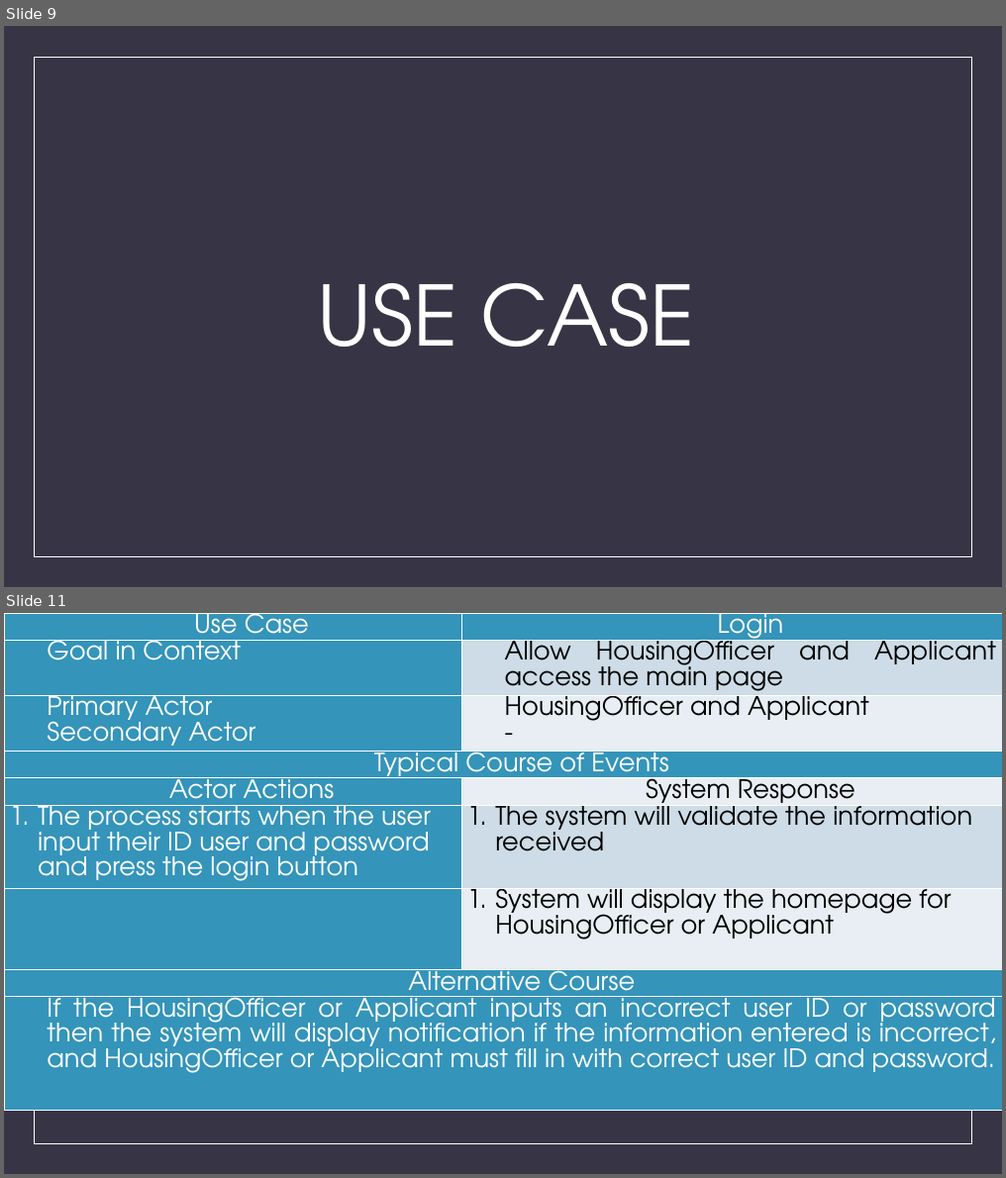
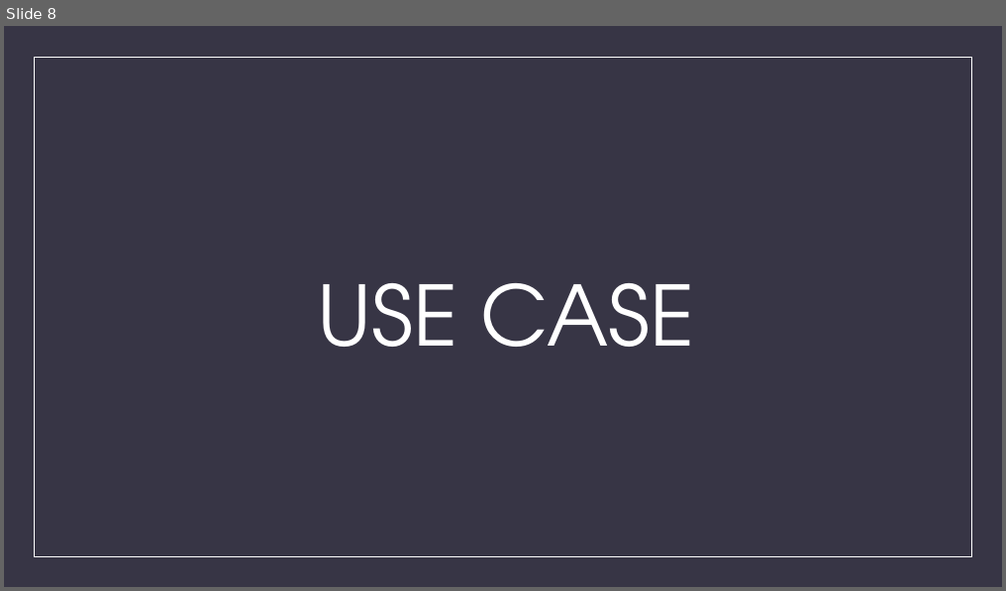
Before and after one commit to aldobagus725/Web-Based-Information-System-for-Micro-Housing-System-in-Kuala-Lumpur, a slide deck: ASS 3 Document/ASS3_BIT302_E1700882_E1700873_PowerPoint.pptx. Shown one above the other, each under a label of ours: slides 9 and 11 before the commit, slide 8 after it; the slides between them are not shown. The pictures are 1006x1178 and 1006x591 pixels, drawn with LibreOffice and Linux fonts; fonts in the diff are those of the drawing. Boxes give left, top, right and bottom in pixels: in the first picture for what was removed or moved away, otherwise in the second. Text is boxed around its words. In the diff, an @@ line names an element or a change of style, - is before the commit and + after.

```diff
--- a/ASS 3 Document/ASS3_BIT302_E1700882_E1700873_PowerPoint.pptx
+++ b/ASS 3 Document/ASS3_BIT302_E1700882_E1700873_PowerPoint.pptx
@@ slide 11 removed at box(4, 613, 1002, 1174), background #373545; not listed: 1 template element that a slide beside it also shows @@
@@ table removed at box(4, 613, 1002, 1174), 9 rows, 2 columns @@
-Use Case | Login
-Goal in Context | Allow HousingOfficer and Applicant access the main page
-Primary Actor / Secondary Actor | HousingOfficer and Applicant / -
-Typical Course of Events | 
-Actor Actions | System Response
-The process starts when the user input their ID user and password and press the login button | The system will validate the information received
- | System will display the homepage for HousingOfficer or Applicant
-Alternative Course | 
-If the HousingOfficer or Applicant inputs an incorrect user ID or password then the system will display notification if the information entered is incorrect, and HousingOfficer or Applicant must fill in with correct user ID and password. | 
@@ what was slide 9 is now slide 8 @@
```
Also in this commit, not shown: 18 other slides removed.
